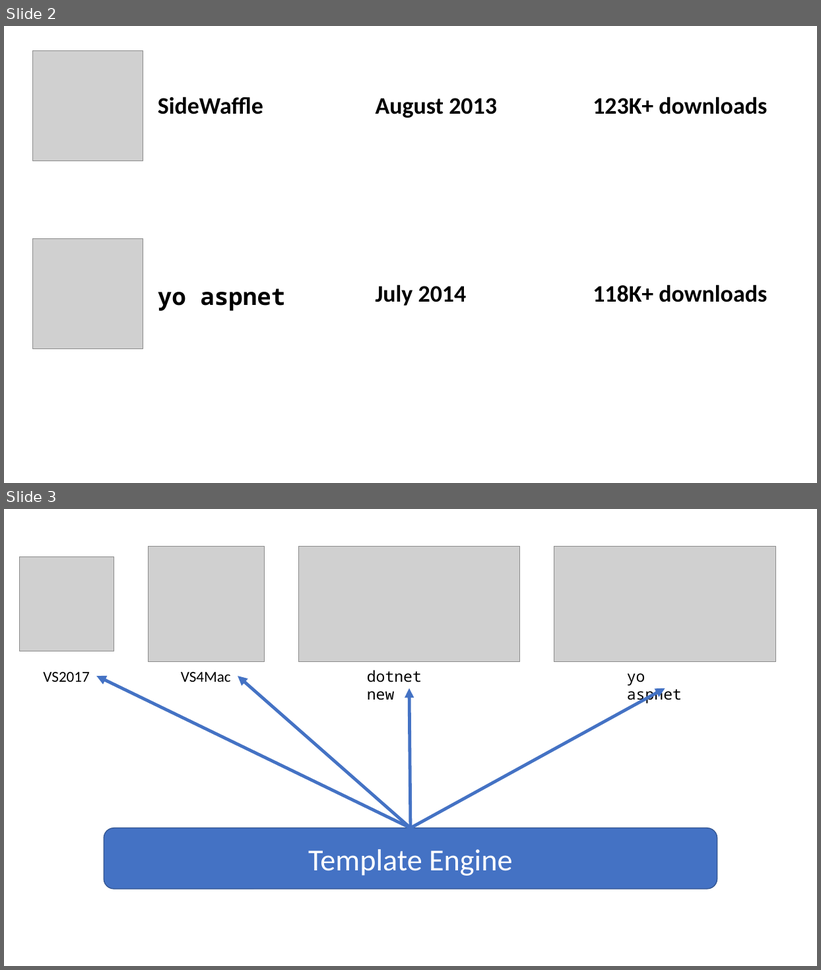
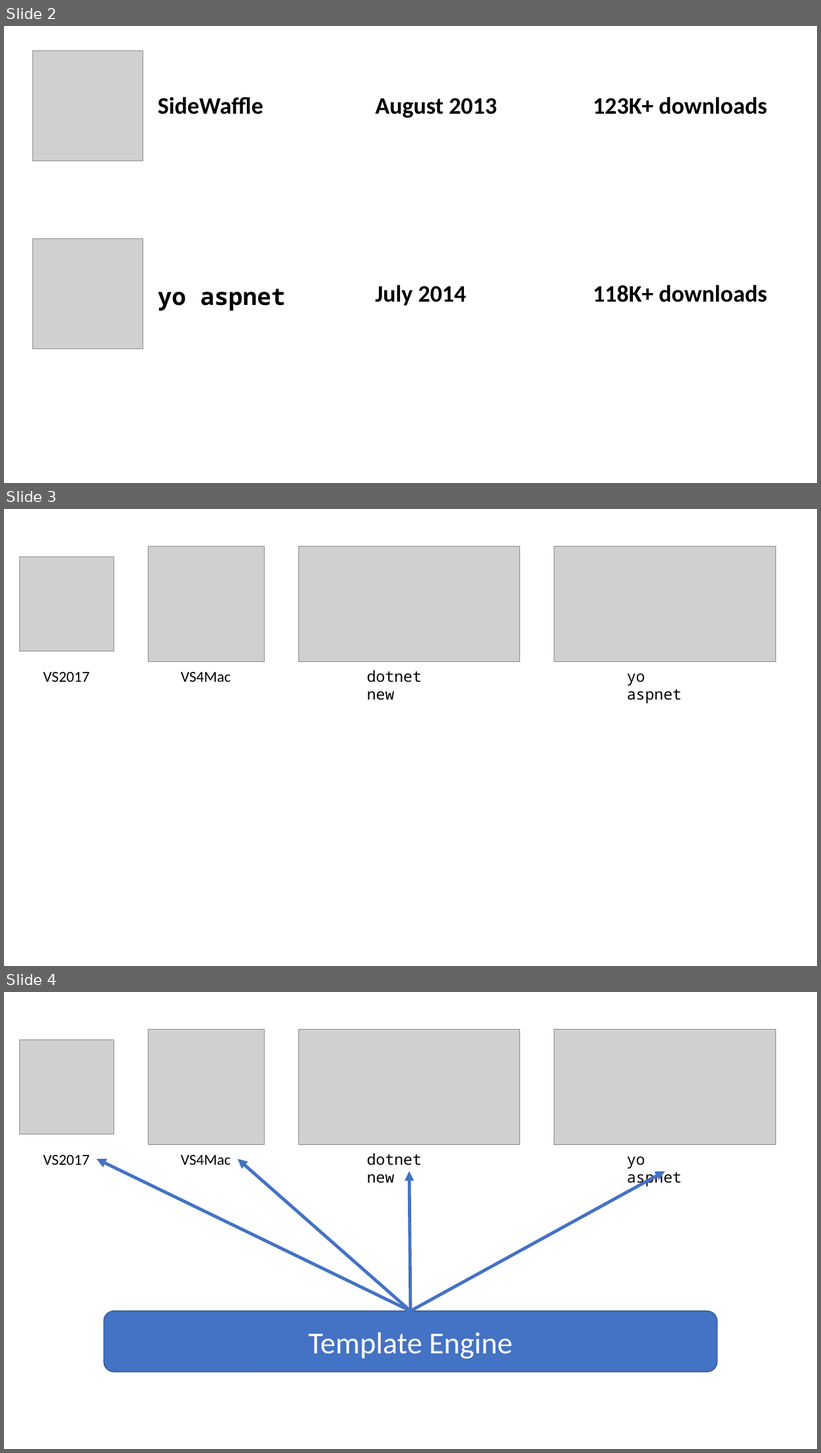
Before and after one commit to sayedihashimi/channel9-templates-2017.04.11, a slide deck: 2017.04.11-templates-channel9.pptx. Shown one above the other, each under a label of ours: slides 2 and 3 before the commit, slides 2, 3 and 4 after it. The pictures are 821x970 and 821x1453 pixels, drawn with LibreOffice and Linux fonts; fonts in the diff are those of the drawing; grey boxes stand for pictures. Boxes give left, top, right and bottom in pixels: in the first picture for what was removed or moved away, otherwise in the second. Text is boxed around its words. In the diff, an @@ line names an element or a change of style, - is before the commit and + after.

```diff
--- a/2017.04.11-templates-channel9.pptx
+++ b/2017.04.11-templates-channel9.pptx
@@ slide 3 added at <box>4,509,817,966</box>, background #FFFFFF @@
@@ picture added at <box>148,546,264,662</box> @@
@@ picture added at <box>298,546,521,662</box> @@
@@ picture added at <box>554,546,776,662</box> @@
@@ picture added at <box>20,557,114,651</box> @@
@@ text added at <box>43,672,89,682</box>, 18 pt, text #000000 @@
+VS2017
@@ text added at <box>181,672,231,682</box>, 18 pt, text #000000 @@
+VS4Mac
@@ text added at <box>367,670,422,700</box>, 18 pt, text #000000 @@
+dotnet new
@@ text added at <box>627,673,682,704</box>, 18 pt, text #000000 @@
+yo aspnet
@@ what was slide 3 is now slide 4 @@
```
Also in this commit, not shown: 1 other slide added.
